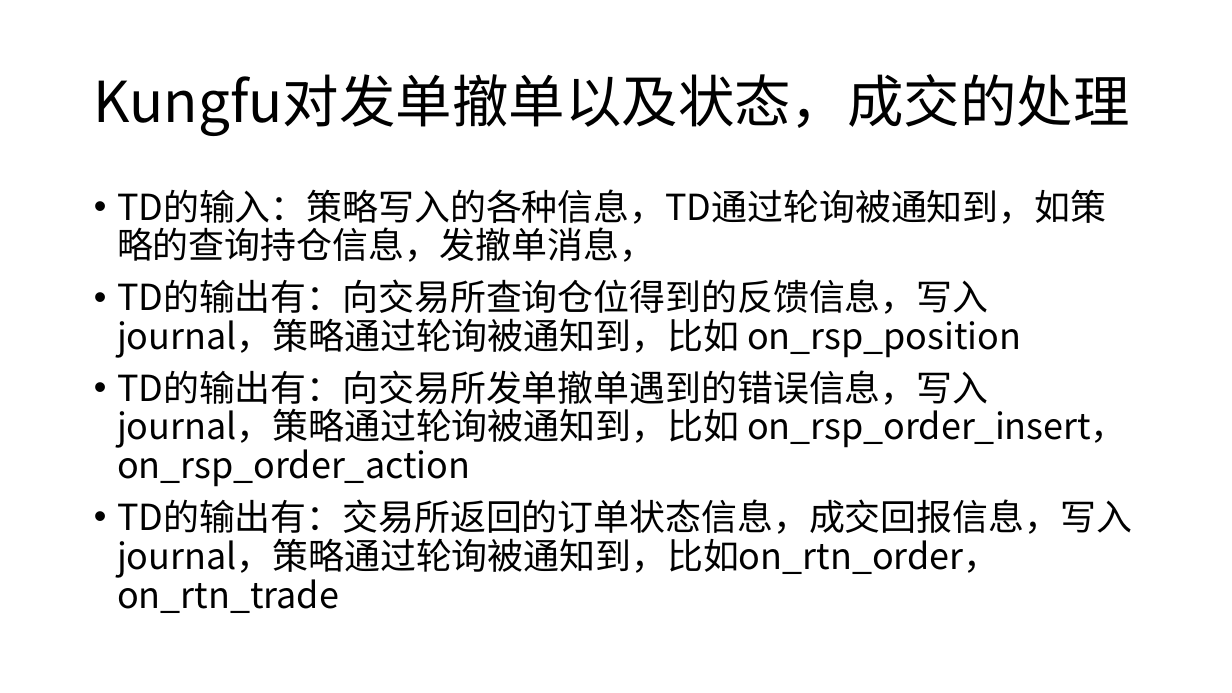
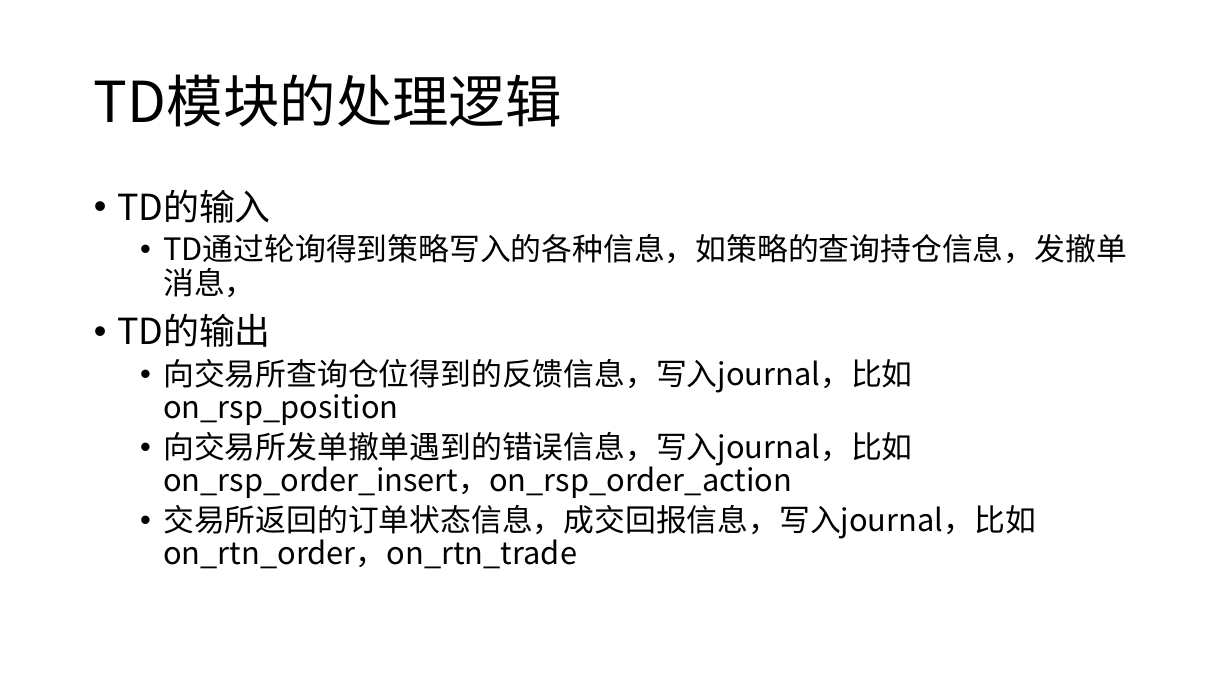
Before and after one commit to qingtiandalaoye/useful_doc, a slide deck: slide 10 of 虚拟货币跨交易所高频交易系统.pptx (slide 9 before the commit). Drawn at 1232x693 pixels with LibreOffice and Linux fonts; fonts in the diff are those of the drawing. Boxes give left, top, right and bottom in pixels: in the first picture for what was removed or moved away, otherwise in the second. Text is boxed around its words. In the diff, an @@ line names an element or a change of style, - is before the commit and + after.

```diff
--- a/虚拟货币跨交易所高频交易系统.pptx
+++ b/虚拟货币跨交易所高频交易系统.pptx
@@ title at <box>94,74,562,127</box>: text changed @@
-Kungfu对发单撤单以及状态，成交的处理
+TD模块的处理逻辑
@@ text at <box>117,189,1127,569</box>: text changed; size 28 to 24 pt @@
-• TD的输入：策略写入的各种信息，TD通过轮询被通知到，如策略的查询持仓信息，发撤单消息，
-• TD的输出有：向交易所查询仓位得到的反馈信息，写入journal，策略通过轮询被通知到，比如 on_rsp_position
-• TD的输出有：向交易所发单撤单遇到的错误信息，写入journal，策略通过轮询被通知到，比如 on_rsp_order_insert，on_rsp_order_action
-• TD的输出有：交易所返回的订单状态信息，成交回报信息，写入journal，策略通过轮询被通知到，比如on_rtn_order，on_rtn_trade
+• TD的输入
+  • TD通过轮询得到策略写入的各种信息，如策略的查询持仓信息，发撤单消息，
+• TD的输出
+  • 向交易所查询仓位得到的反馈信息，写入journal，比如 on_rsp_position
+  • 向交易所发单撤单遇到的错误信息，写入journal，比如 on_rsp_order_insert，on_rsp_order_action
+  • 交易所返回的订单状态信息，成交回报信息，写入journal，比如on_rtn_order，on_rtn_trade
```
Also in this commit, not shown: 26 other slides changed, 4 slides added, 1 slide removed.
